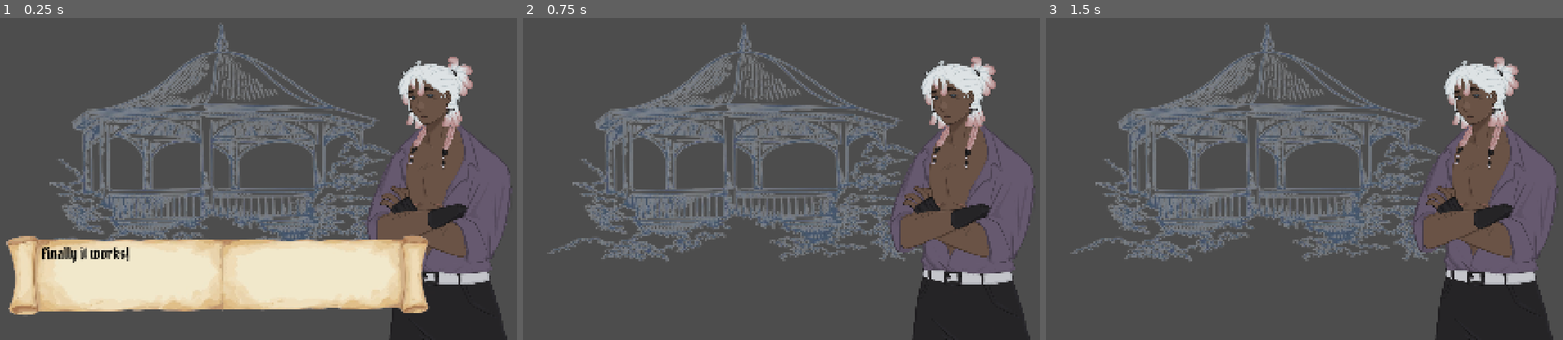
Above: before the commit, frames 1-3 (left to right).
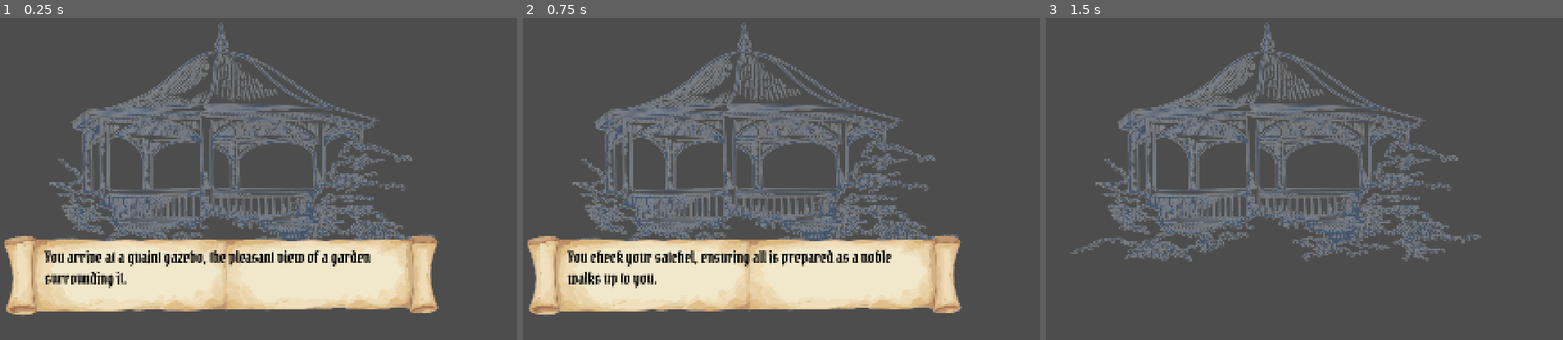
Above: after the commit, the same moments.

Repository: EliJ0y/Kingdom-Sweethearts
Game: Godot game, scene res://Scenes/dialogue.tscn
The game is run twice, just before and just after one commit, with the same random seed, the same clock (stepped at 60 frames per second) and the same inputs.
Inputs:
- Up to frame 1 (0.25 s): no input
- Up to frame 2 (0.75 s): tap Enter (ui_accept) at 0.5 s
- Up to frame 3 (1.5 s): tap Enter (ui_accept) at 0.77, 1.25 s

The runs differ from the first frame. In frame 1, 17% of the frame differs, in the area x 0-99%, y 12-100%; in frame 2, 31%; in frame 3, 15%.

Commit message:
starting dialogue

Diff:
--- a/kingdom-sweethearts/Scenes/dialogue.tscn
+++ b/kingdom-sweethearts/Scenes/dialogue.tscn
@@ -3,7 +3,6 @@
 [ext_resource type="Script" uid="uid://c51frugbjl4eq" path="res://Scripts/dialogue.gd" id="1_5mcti"]
 [ext_resource type="Texture2D" uid="uid://cf5xateryb4nj" path="res://Graphics/Gazebo_Background.png" id="1_dgfud"]
 [ext_resource type="Texture2D" uid="uid://dn0bm47p6gscl" path="res://Graphics/Dialogue Panel.png" id="2_p21q5"]
-[ext_resource type="Texture2D" uid="uid://dt5ciycb1crjg" path="res://Graphics/Characters/Silvester Idle.PNG" id="2_pjl42"]
 [ext_resource type="FontFile" uid="uid://crb2i4elinjsj" path="res://Fonts/PirataOne-Regular.ttf" id="5_5mcti"]
 
 [sub_resource type="StyleBoxTexture" id="StyleBoxTexture_4kxuq"]
@@ -21,10 +20,9 @@
 scale = Vector2(3.2930665, 2.2154703)
 texture = ExtResource("1_dgfud")
 
-[node name="Silvester Idle" type="Sprite2D" parent="CanvasLayer" unique_id=1597908151]
+[node name="Character Sprite" type="Sprite2D" parent="CanvasLayer" unique_id=1597908151]
 position = Vector2(1074, 147)
 scale = Vector2(0.4598963, 0.4598963)
-texture = ExtResource("2_pjl42")
 centered = false
 
 [node name="Dialogue Box" type="Panel" parent="CanvasLayer" unique_id=1703995752]
@@ -34,9 +32,9 @@
 anchor_top = 1.0
 anchor_right = 0.5
 anchor_bottom = 1.0
-offset_left = -700.0
+offset_left = -710.0
 offset_top = -360.0
-offset_right = 700.0
+offset_right = 730.0
 offset_bottom = -60.0
 grow_horizontal = 2
 grow_vertical = 0
@@ -47,6 +45,10 @@
 anchors_preset = 15
 anchor_right = 1.0
 anchor_bottom = 1.0
+offset_left = 20.0
+offset_top = 12.0
+offset_right = -20.0
+offset_bottom = -8.0
 grow_horizontal = 2
 grow_vertical = 2
 theme_override_constants/margin_left = 135
@@ -55,8 +57,10 @@
 theme_override_constants/margin_bottom = 50
 
 [node name="Dialogue Text" type="Label" parent="CanvasLayer/Dialogue Box/MarginContainer" unique_id=1538113817]
+custom_minimum_size = Vector2(1140, 180)
 layout_mode = 2
 size_flags_vertical = 1
 theme_override_colors/font_color = Color(0, 0, 0, 1)
 theme_override_fonts/font = ExtResource("5_5mcti")
 theme_override_font_sizes/font_size = 50
+autowrap_mode = 3
--- a/kingdom-sweethearts/Scripts/dialogue.gd
+++ b/kingdom-sweethearts/Scripts/dialogue.gd
@@ -11,7 +11,8 @@
 func _ready() -> void:
 	dialogue_box.visible = false
 
-	start_dialogue(["Finally it works!"])
+	start_dialogue(["You arrive at a quaint gazebo, the pleasant view of a garden surrounding it.",
+					"You check your satchel, ensuring all is prepared as a noble walks up to you."])
 
 func start_dialogue(lines: Array[String]):
 	get_tree().paused = true
Not shown, changed: kingdom-sweethearts/Graphics/Characters/Silvester Idle.png.import
